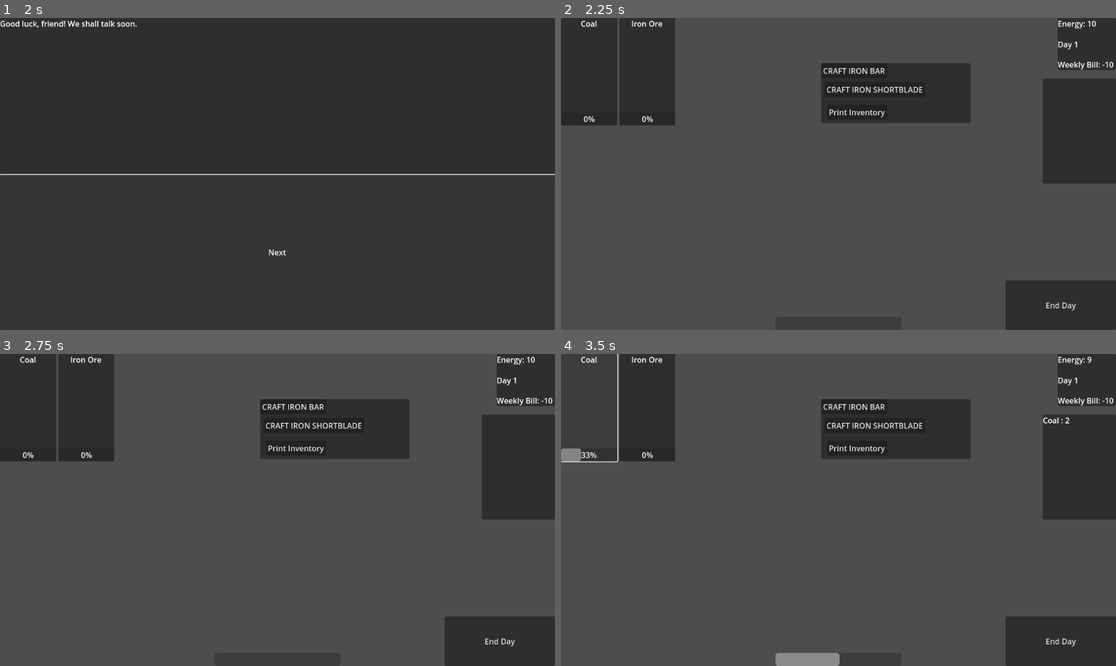
Above: before the commit, frames 1-4 (two rows, left to right).
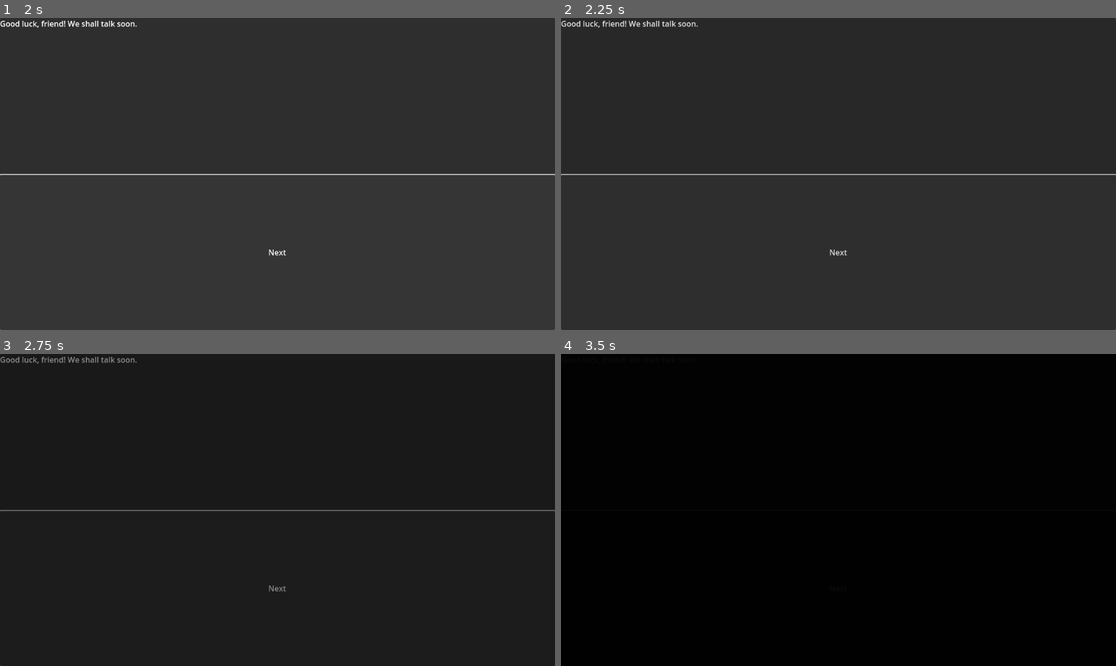
Above: after the commit, the same moments.

Repository: Uziel-8/OAI-BLACKSMITH-POC
Game: Godot game, scene res://Scenes/main.tscn
The game is run twice, just before and just after one commit, with the same random seed, the same clock (stepped at 60 frames per second) and the same inputs. This scene is started directly instead of the project's main scene.
Inputs (mouse positions are in pixels of both pictures, inside the frame that each line leads up to):
- Up to frame 1 (2 s): click "Next" at 0.5 s; click "Next" at 1.25 s
- Up to frame 2 (2.25 s): click "Next" at 2 s
- Up to frame 3 (2.75 s): no input
- Up to frame 4 (3.5 s): click (588, 407) at 2.75 s, where only the run before the commit has a clickable "Coal"

Frame 1 is identical in both runs. In frame 2, 79% of the frame differs, in the area x 0-100%, y 0-100%; in frame 3, 80%; in frame 4, 100%.

Commit message:
finished implementing fade between scenes, need to fix transition in to new scene. added new crafting recipe for wooden hilt, added sprites for wood, hilt and shortblade.

Diff:
--- /dev/null
+++ b/OAI Blacksmith POC/Resources/wood.tres
@@ -0,0 +1,10 @@
+[gd_resource type="Resource" script_class="InventoryItem" load_steps=3 format=3 uid="uid://brge21luimoau"]
+
+[ext_resource type="Script" uid="uid://doaywwe0oiv6o" path="res://Scripts/item.gd" id="1_irjvf"]
+[ext_resource type="Texture2D" uid="uid://cpewhftjy3kux" path="res://Graphics/Items/wood.png" id="2_eml40"]
+
+[resource]
+script = ExtResource("1_irjvf")
+name = "Wood"
+texture = ExtResource("2_eml40")
+metadata/_custom_type_script = "uid://doaywwe0oiv6o"
--- /dev/null
+++ b/OAI Blacksmith POC/Resources/wooden_hilt.tres
@@ -0,0 +1,10 @@
+[gd_resource type="Resource" script_class="InventoryItem" load_steps=3 format=3 uid="uid://dycr2fernn74t"]
+
+[ext_resource type="Script" uid="uid://doaywwe0oiv6o" path="res://Scripts/item.gd" id="1_es7f8"]
+[ext_resource type="Texture2D" uid="uid://cdxlldgmxdu3u" path="res://Graphics/Items/wooden_hilt.png" id="2_kb3jy"]
+
+[resource]
+script = ExtResource("1_es7f8")
+name = "Wooden Hilt"
+texture = ExtResource("2_kb3jy")
+metadata/_custom_type_script = "uid://doaywwe0oiv6o"
--- a/OAI Blacksmith POC/Scenes/main.gd
+++ b/OAI Blacksmith POC/Scenes/main.gd
@@ -2,7 +2,7 @@
 
 var current_scene : Node = null
 
-
+@onready var fade_box: ColorRect = $Fade
 @onready var game_start: Control = $GameStart
 
 
@@ -12,8 +12,15 @@
 	EventBus.scene_transition.connect(_on_transition_scene)
 
 func _on_transition_scene(scene):
-	print(scene)
+	await fade(1.0, 1.5).finished
 	current_scene.queue_free()
-#	fade function goes here
 	var new_scene = scene.instantiate()
 	add_child(new_scene)
+	fade(0.0, 1.5)
+##BIT JANKY, NEED TO COME BACK AND FIGURE OUT WHAT IS GOING WRONG WITH THE FADE IN
+
+
+func fade(target_alpha: float, duration: float = 1.0):
+	var tween = create_tween()
+	tween.tween_property(fade_box, "color:a", target_alpha, duration)
+	return tween
--- a/OAI Blacksmith POC/Scenes/main.tscn
+++ b/OAI Blacksmith POC/Scenes/main.tscn
@@ -7,3 +7,12 @@
 script = ExtResource("1_jjgbg")
 
 [node name="GameStart" parent="." instance=ExtResource("2_bo1nx")]
+
+[node name="Fade" type="ColorRect" parent="."]
+anchors_preset = 15
+anchor_right = 1.0
+anchor_bottom = 1.0
+grow_horizontal = 2
+grow_vertical = 2
+mouse_filter = 2
+color = Color(0, 0, 0, 0)
--- a/OAI Blacksmith POC/Scripts/Globals.gd
+++ b/OAI Blacksmith POC/Scripts/Globals.gd
@@ -4,8 +4,10 @@
 const COIN = preload("res://Resources/coin.tres")
 const COAL = preload("res://Resources/coal.tres")
 const IRON_ORE = preload("res://Resources/iron_ore.tres")
+const WOOD = preload("res://Resources/wood.tres")
 const IRON_BAR = preload("res://Resources/iron_bar.tres")
 const IRON_SHORTBLADE = preload("res://Resources/iron_shortblade.tres")
+const WOODEN_HILT = preload("res://Resources/wooden_hilt.tres")
 ##
 
 var energy = 10:
--- a/OAI Blacksmith POC/Scripts/crafting_recipe.gd
+++ b/OAI Blacksmith POC/Scripts/crafting_recipe.gd
@@ -1,12 +1,12 @@
 extends Node
 
 class_name Recipe
-
-const COIN = preload("res://Resources/coin.tres")
-const COAL = preload("res://Resources/coal.tres")
-const IRON_ORE = preload("res://Resources/iron_ore.tres")
-const IRON_BAR = preload("res://Resources/iron_bar.tres")
-const IRON_SHORTBLADE = preload("res://Resources/iron_shortblade.tres")
+#
+#const COIN = preload("res://Resources/coin.tres")
+#const COAL = preload("res://Resources/coal.tres")
+#const IRON_ORE = preload("res://Resources/iron_ore.tres")
+#const IRON_BAR = preload("res://Resources/iron_bar.tres")
+#const IRON_SHORTBLADE = preload("res://Resources/iron_shortblade.tres")
 
 var recipes : Dictionary = {
 	"iron bar" = {
@@ -19,7 +19,19 @@
 		INGREDIENTS = {Globals.IRON_BAR : 2, Globals.COAL : 1},
 		OUTPUT = {Globals.IRON_SHORTBLADE : 1}
 	},
+	"wooden hilt" = {
+		NAME = "Wooden Hilt",
+		INGREDIENTS = {Globals.WOOD : 3, Globals.IRON_BAR : 1},
+		OUTPUT = {Globals.WOODEN_HILT : 1}
+	},
 	}
+
+func _ready() -> void:
+	EventBus.inventory_changed.connect(_on_inventory_changed)
+
+func _on_inventory_changed():
+	pass
+
 
 func craft(key_name):
 	var recipe: Dictionary = recipes[key_name]
Binary file added: OAI Blacksmith POC/Graphics/Items/wood.png
Not shown, added: OAI Blacksmith POC/Graphics/Items/wood.png.import
Binary file added: OAI Blacksmith POC/Graphics/Items/wooden_hilt.png
Not shown, added: OAI Blacksmith POC/Graphics/Items/wooden_hilt.png.import
